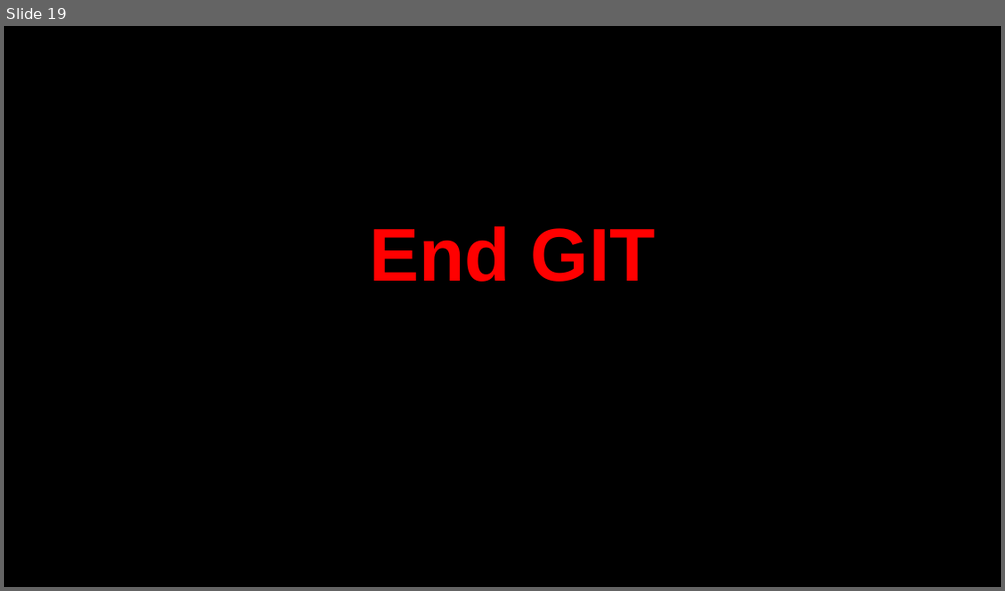
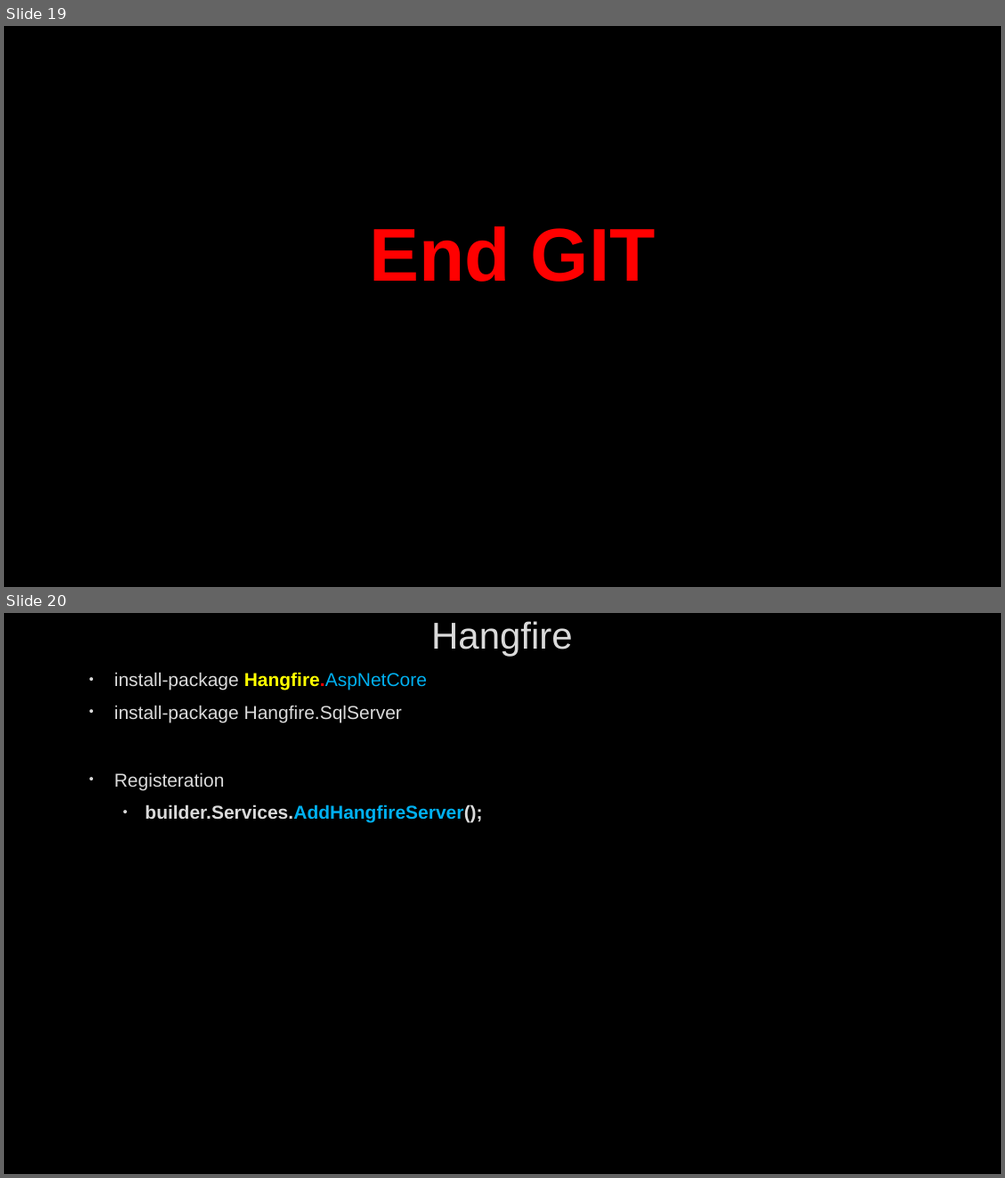
Before and after one commit to AhmedMohamedSamir1/Summary, a slide deck: Dot Net/NEW.pptx. Shown one above the other, each under a label of ours: slide 19 before the commit, slides 19 and 20 after it. The pictures are 1005x591 and 1005x1178 pixels, drawn with LibreOffice and Linux fonts; fonts in the diff are those of the drawing; background and template pictures are left out. Boxes give left, top, right and bottom in pixels: in the first picture for what was removed or moved away, otherwise in the second. Text is boxed around its words. In the diff, an @@ line names an element or a change of style, - is before the commit and + after.

```diff
--- a/Dot Net/NEW.pptx
+++ b/Dot Net/NEW.pptx
@@ slide 20 added at [4,613,1001,1174], background picture (left out) @@
@@ title added at [431,621,573,656], 36 pt, text #DADADA @@
+Hangfire
@@ text added at [114,672,482,823], 18 pt, text #DADADA @@
+• install-package Hangfire.AspNetCore
+• install-package Hangfire.SqlServer
+• Registeration
+  • builder.Services.AddHangfireServer();
```
Also in this commit, not shown: 2 other files.
